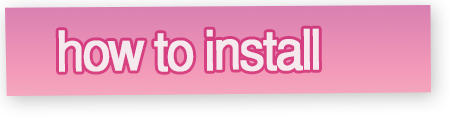
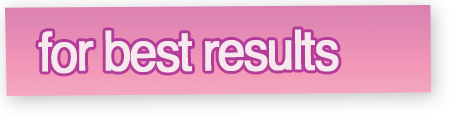
Layers edited between the first and the second (450, 120) image:
painted on "title" (2nd of 2, in "TITLE BANNER" › "title" › "text") over [38, 28, 339, 74]
painted on "Rectangle 1 copy", unmasked it over [35, 25, 342, 77]
